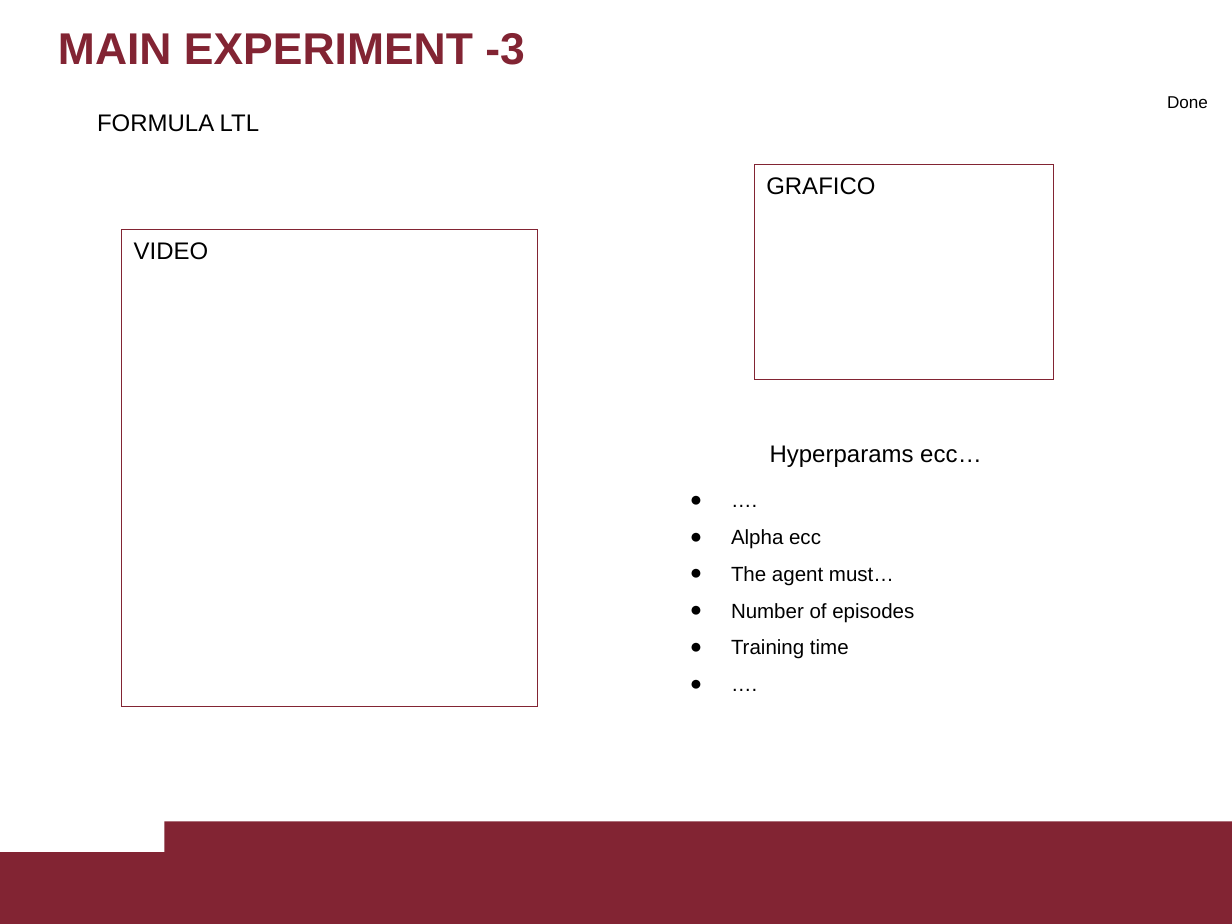
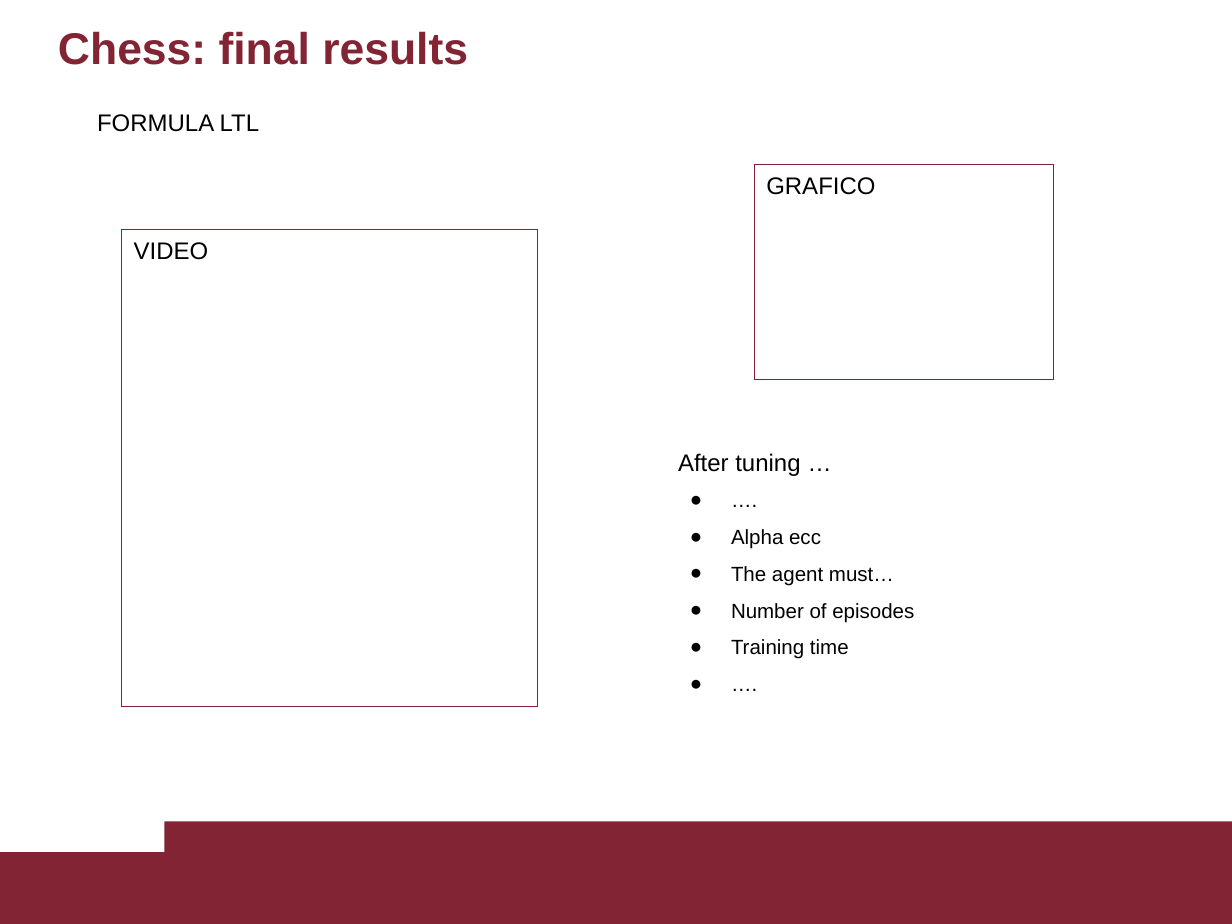
Before and after one commit to Nicodman/Reasoning_Agents_2020, a slide deck: slide 5 of Resogning_Agents.pptx (slide 9 before the commit). Drawn at 1232x924 pixels with LibreOffice and Linux fonts; fonts in the diff are those of the drawing. Boxes give left, top, right and bottom in pixels: in the first picture for what was removed or moved away, otherwise in the second. Text is boxed around its words. In the diff, an @@ line names an element or a change of style, - is before the commit and + after.

```diff
--- a/Resogning_Agents.pptx
+++ b/Resogning_Agents.pptx
@@ title at box(58, 31, 468, 65): text changed @@
-MAIN EXPERIMENT -3
+Chess: final results
@@ rectangle removed at box(1165, 87, 1194, 116) @@
@@ text removed at box(1167, 96, 1208, 108) @@
-Done
@@ text at box(678, 453, 800, 476): text changed @@
-Hyperparams ecc…
+After tuning …
```
Also in this commit, not shown: 3 other slides changed, 6 slides added, 9 slides removed, 12 other files.
